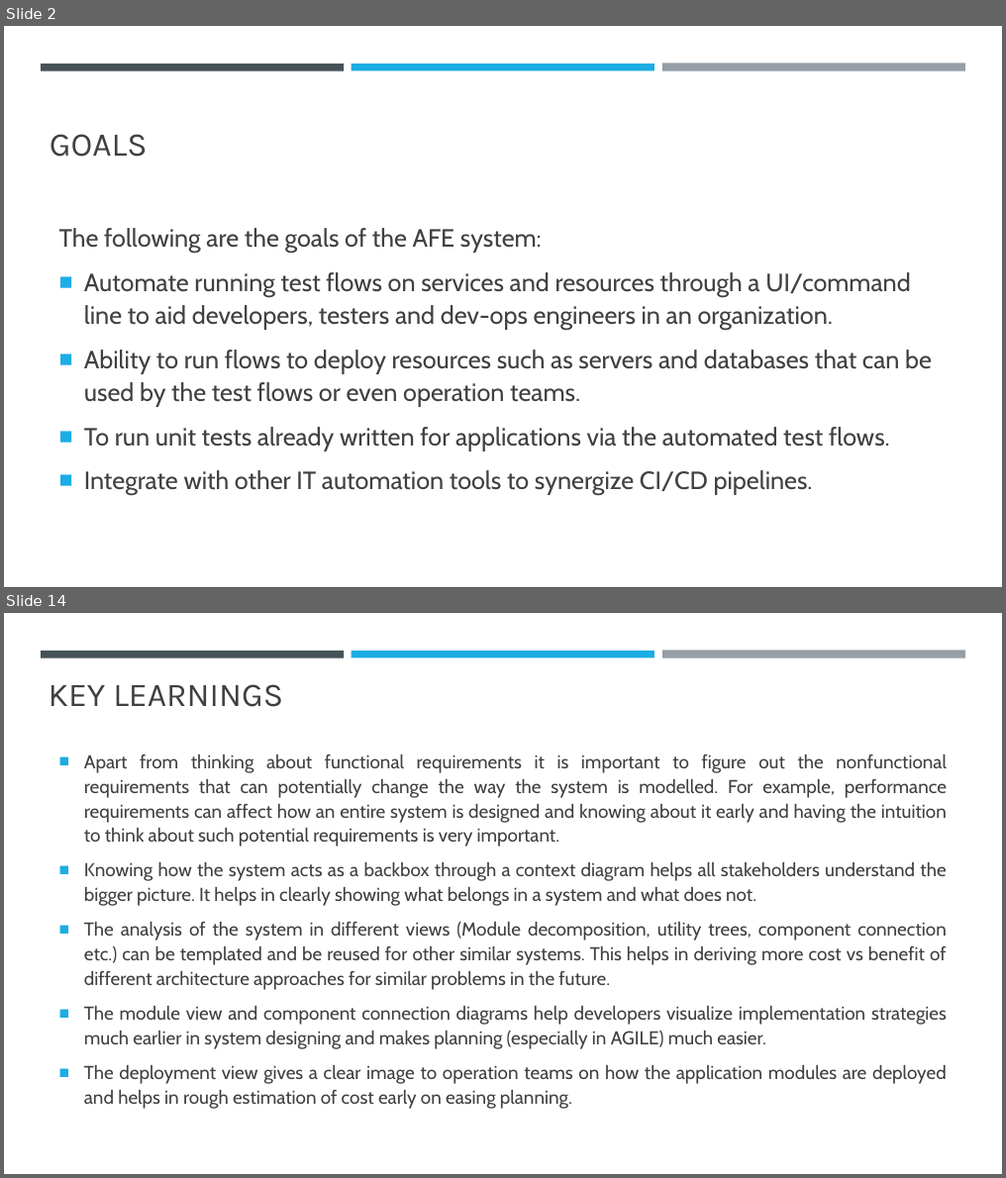
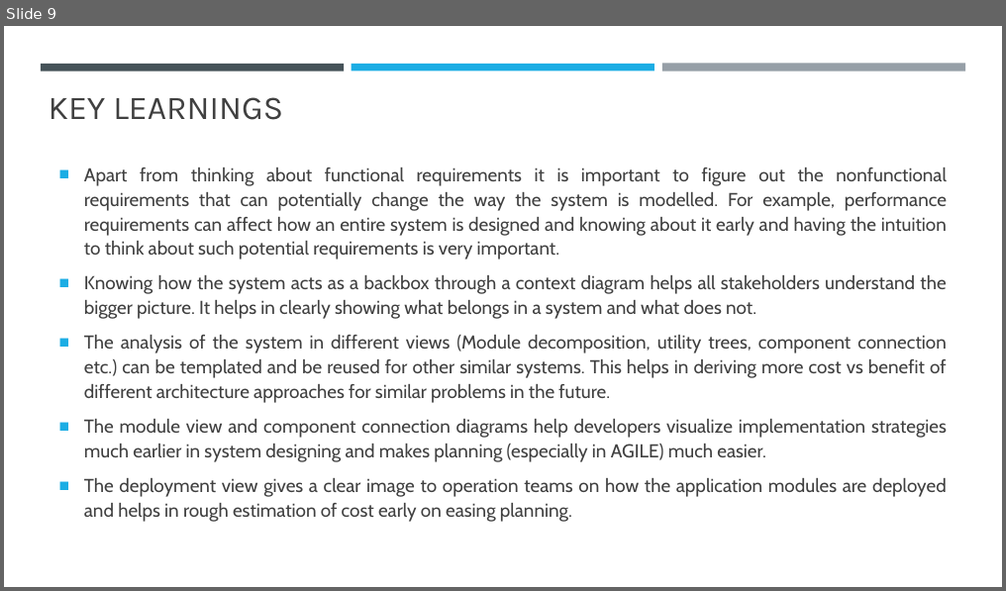
Before and after one commit to Akhilsudh/BITS-Assignment, a slide deck: Semester 2/Software Architecture/Assignment 2/SA-Assignment-2021MT12054.pptx. Shown one above the other, each under a label of ours: slides 2 and 14 before the commit, slide 9 after it; the slides between them are not shown. The pictures are 1006x1178 and 1006x591 pixels, drawn with LibreOffice and Linux fonts; fonts in the diff are those of the drawing. Boxes give left, top, right and bottom in pixels: in the first picture for what was removed or moved away, otherwise in the second. Text is boxed around its words. In the diff, an @@ line names an element or a change of style, - is before the commit and + after.

```diff
--- a/Semester 2/Software Architecture/Assignment 2/SA-Assignment-2021MT12054.pptx
+++ b/Semester 2/Software Architecture/Assignment 2/SA-Assignment-2021MT12054.pptx
@@ slide 2 removed at [4,26,1002,587], background #FFFFFF; not listed: 3 template elements that a slide beside it also shows @@
@@ title removed at [50,134,148,157] @@
-GOALS
@@ text removed at [59,228,932,495] @@
-The following are the goals of the AFE system:
-■ Automate running test flows on services and resources through a UI/command line to aid developers, testers and dev-ops engineers in an organization.
-■ Ability to run flows to deploy resources such as servers and databases that can be used by the test flows or even operation teams.
-■ To run unit tests already written for applications via the automated test flows.
-■ Integrate with other IT automation tools to synergize CI/CD pipelines.
@@ what was slide 14 is now slide 9 @@
```
Also in this commit, not shown: 3 slides changed, 5 slides added, 9 other slides removed, 9 other files.
